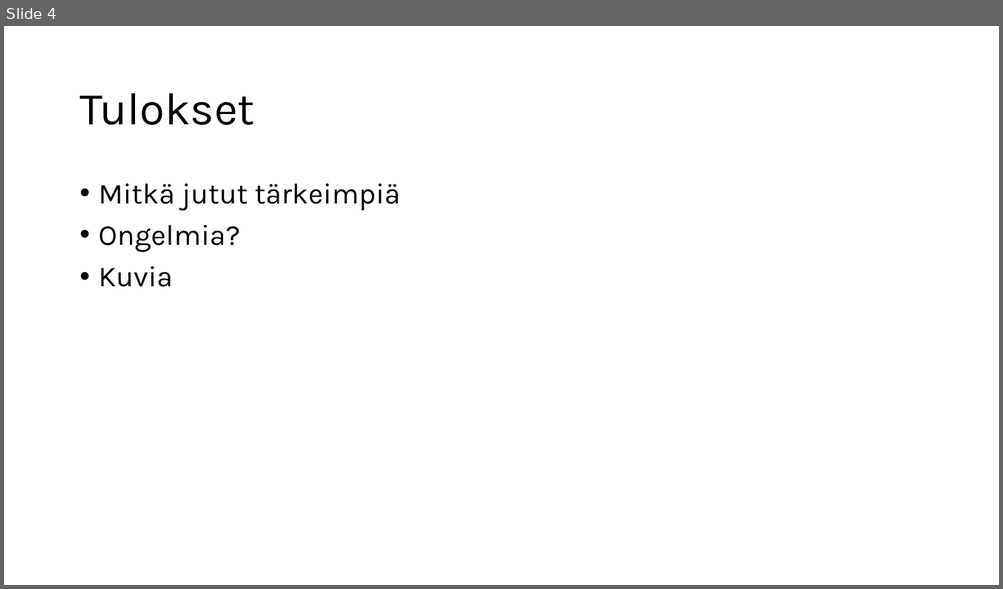
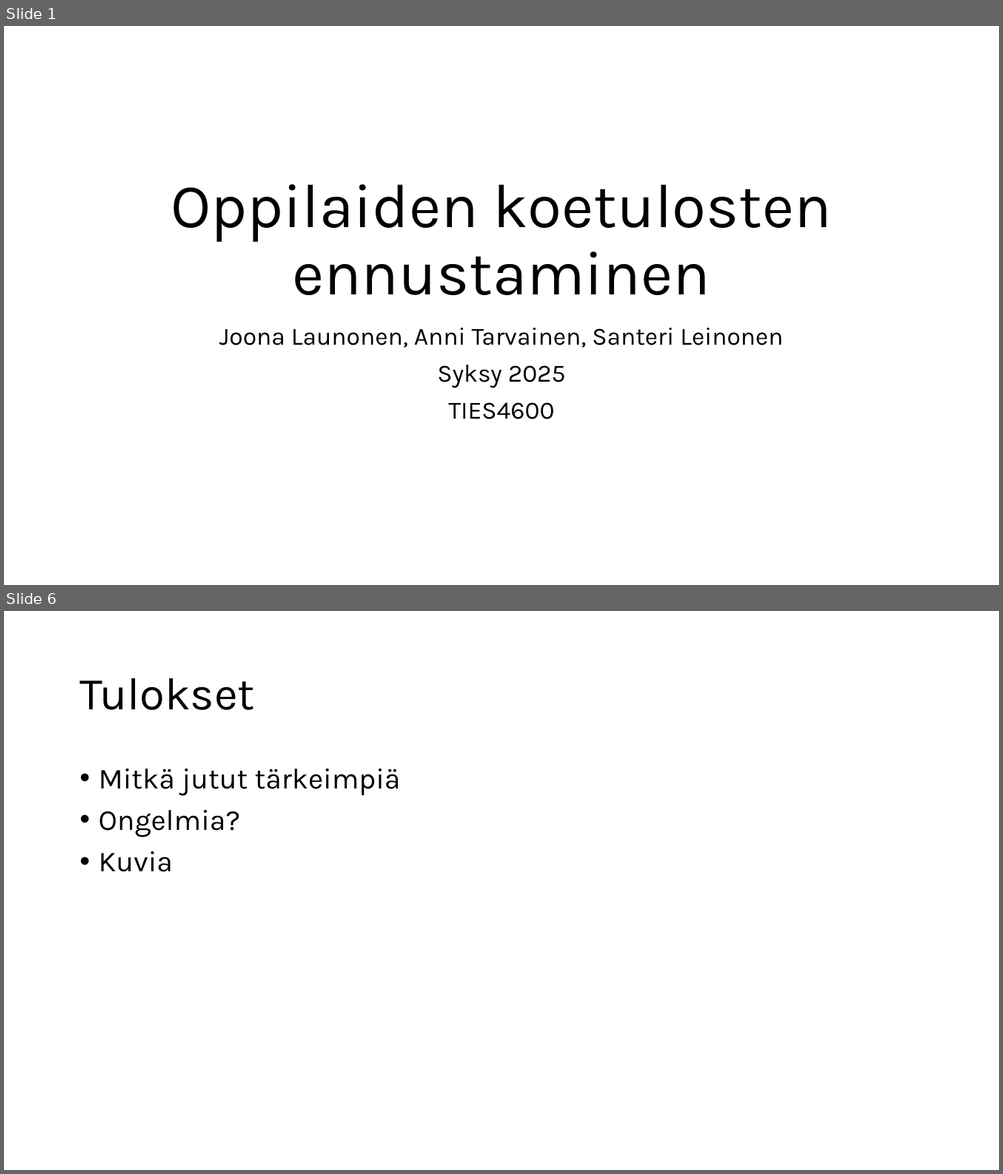
Before and after one commit to joona111/TIES4600, a slide deck: esitys.pptx. Shown one above the other, each under a label of ours: slide 4 before the commit, slides 1 and 6 after it; the slides between them are not shown. The pictures are 1003x589 and 1003x1174 pixels, drawn with LibreOffice and Linux fonts; fonts in the diff are those of the drawing. Boxes give left, top, right and bottom in pixels: in the first picture for what was removed or moved away, otherwise in the second. Text is boxed around its words. In the diff, an @@ line names an element or a change of style, - is before the commit and + after.

```diff
--- a/esitys.pptx
+++ b/esitys.pptx
@@ slide 1 added at <box>4,26,999,585</box>, background #FFFFFF @@
@@ title added at <box>170,184,832,295</box>, 60 pt, text #000000 @@
+Oppilaiden koetulosten ennustaminen
@@ subtitle added at <box>219,328,782,420</box>, 24 pt, text #000000 @@
+Joona Launonen, Anni Tarvainen, Santeri Leinonen
+Syksy 2025
+TIES4600
@@ what was slide 4 is now slide 6 @@
```
Also in this commit, not shown: 3 slides changed, 2 other slides added.
